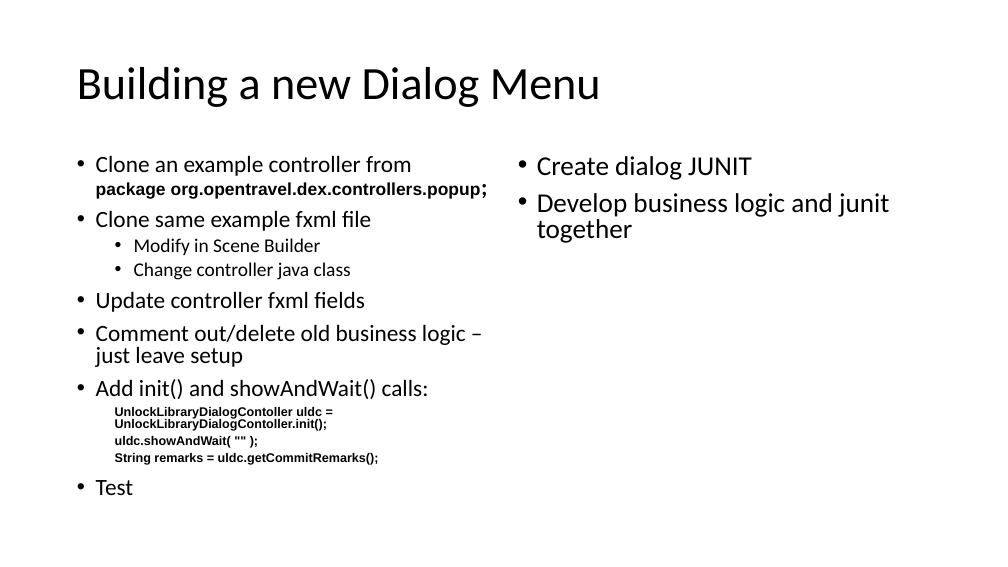
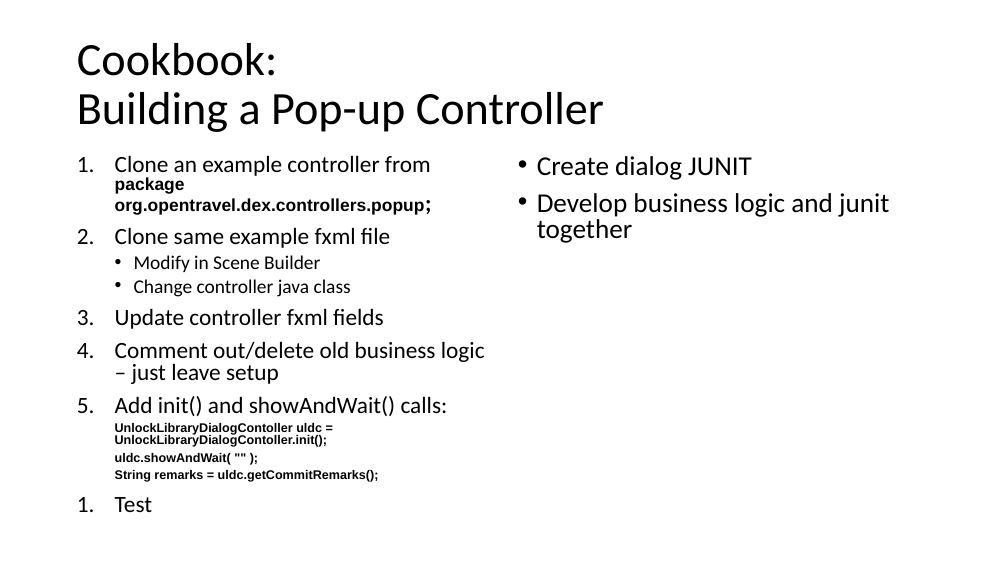
Before and after one commit to OpenTravel/OTM-DE-Utilities, a slide deck: slide 15 of otm-dex/OTM-DEX Architecture.pptx (slide 10 before the commit). Drawn at 1008x567 pixels with LibreOffice and Linux fonts; fonts in the diff are those of the drawing. Boxes give left, top, right and bottom in pixels: in the first picture for what was removed or moved away, otherwise in the second. Text is boxed around its words. In the diff, an @@ line names an element or a change of style, - is before the commit and + after.

```diff
--- a/otm-dex/OTM-DEX Architecture.pptx
+++ b/otm-dex/OTM-DEX Architecture.pptx
@@ title at [77,43,604,132]: text changed @@
-Building a new Dialog Menu
+Cookbook:
+Building a Pop-up Controller
@@ text at [115,155,485,512]: bullet • to 1. @@
```
Also in this commit, not shown: 8 other slides changed, 12 slides added, 11 other files.
